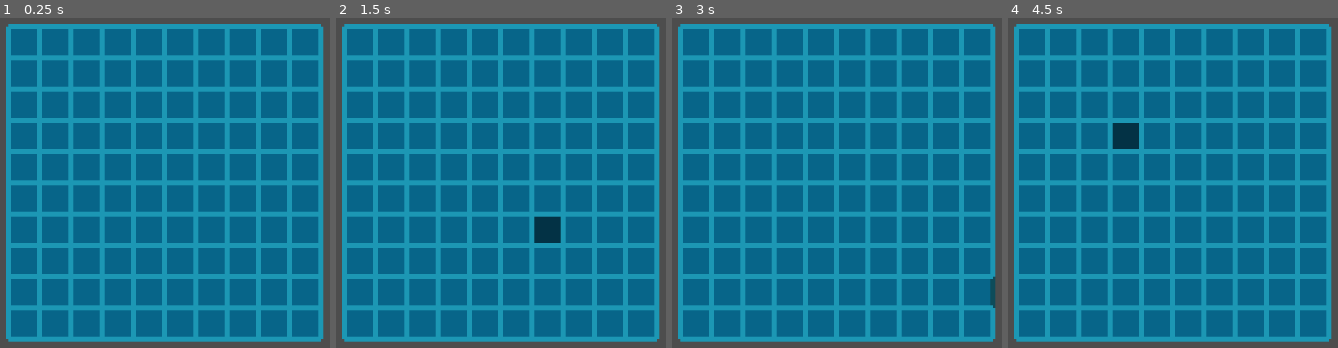
Above: before the commit, frames 1-4 (left to right).
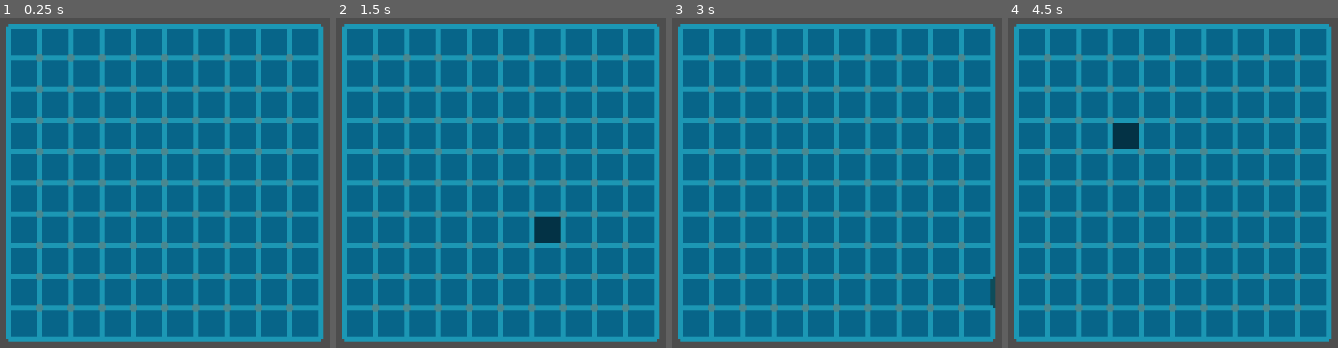
Above: after the commit, the same moments.

Repository: bjornarprytz/beneath-the-surface
Game: Godot game, scene res://main.tscn
Two runs of this game, one before a commit and one after it. Both use one fixed random seed, a clock stepped at 60 frames per second and the inputs below.
Inputs (mouse positions are in pixels of both pictures, inside the frame that each line leads up to):
- Up to frame 1 (0.25 s): no input
- Up to frame 2 (1.5 s): tap Enter at 0.5 s; move the mouse to (outside the picture) at 0.52 s; tap Space at 1.25 s; move the mouse to (534, 222) at 1.27 s
- Up to frame 3 (3 s): move the mouse to (outside the picture) at 2.02 s; tap Enter at 2.75 s; move the mouse to (992, 291) at 2.77 s
- Up to frame 4 (4.5 s): tap Space at 3.5 s; move the mouse to (outside the picture) at 3.52 s; tap Enter at 4.25 s; move the mouse to (1126, 133) at 4.27 s

The runs differ from the first frame. In frame 1, 3.7% of the frame differs, in the area x 10-89%, y 10-90%; in frame 2, 3.7%; in frame 3, 3.7%; in frame 4, 3.7%.

Commit message:
intersections

Diff:
--- a/src/autoload/create.gd
+++ b/src/autoload/create.gd
@@ -3,6 +3,7 @@
 
 @onready var tileSpawner = preload ("res://systems/map/tile.tscn")
 @onready var edgeSpawner = preload ("res://systems/map/edge.tscn")
+@onready var crossSpawner = preload ("res://systems/map/cross.tscn")
 
 func tile(coord: Vector2i, size: float) -> Tile:
 	var tileScene = tileSpawner.instantiate() as Tile
@@ -17,3 +18,10 @@
 	edgeScene.v1 = v1
 	edgeScene.v2 = v2
 	return edgeScene
+
+func cross(coord: Vector2i, tileSize: float, thickness: float) -> Cross:
+	var crossScene = crossSpawner.instantiate() as Cross
+	crossScene.tileSize = tileSize
+	crossScene.thickness = thickness
+	crossScene.coordinates = coord
+	return crossScene
--- /dev/null
+++ b/src/systems/map/cross.gd
@@ -0,0 +1,31 @@
+class_name Cross
+extends Node2D
+
+@onready var background1: ColorRect = $Background1
+@onready var background2: ColorRect = $Background2
+
+var coordinates: Vector2i
+var tileSize: float
+var thickness: float
+
+func _draw() -> void:
+	if tileSize == 0:
+		return
+
+	var intersectionSize = tileSize / 4.0
+
+	background1.size = Vector2(intersectionSize, thickness)
+	background2.size = Vector2(intersectionSize, thickness)
+	var center = background1.size / 2.0
+	background1.pivot_offset = center
+	background2.pivot_offset = center
+	background1.position = -center
+	background2.position = -center
+	background1.scale.y = thickness / tileSize
+	background2.scale.y = thickness / tileSize
+
+func _on_background_mouse_entered() -> void:
+	modulate = Color(0.5, 0.5, 0.5, 1)
+
+func _on_background_mouse_exited() -> void:
+	modulate = Color(1, 1, 1, 1)
--- /dev/null
+++ b/src/systems/map/cross.tscn
@@ -0,0 +1,28 @@
+[gd_scene load_steps=2 format=3 uid="uid://70m05x6kew21"]
+
+[ext_resource type="Script" path="res://systems/map/cross.gd" id="1_2gcqb"]
+
+[node name="Cross" type="Node2D"]
+script = ExtResource("1_2gcqb")
+
+[node name="Background1" type="ColorRect" parent="."]
+offset_left = -20.0
+offset_top = -11.0
+offset_right = 20.0
+offset_bottom = 11.0
+rotation = 1.5708
+pivot_offset = Vector2(20, 11)
+color = Color(0.282353, 0.533333, 0.568627, 1)
+
+[node name="Background2" type="ColorRect" parent="."]
+offset_left = -20.0
+offset_top = -11.0
+offset_right = 20.0
+offset_bottom = 11.0
+pivot_offset = Vector2(20, 11)
+color = Color(0.282353, 0.533333, 0.568627, 1)
+
+[connection signal="mouse_entered" from="Background1" to="." method="_on_background_mouse_entered"]
+[connection signal="mouse_exited" from="Background1" to="." method="_on_background_mouse_exited"]
+[connection signal="mouse_entered" from="Background2" to="." method="_on_background_mouse_entered"]
+[connection signal="mouse_exited" from="Background2" to="." method="_on_background_mouse_exited"]
--- a/src/systems/map/edge.gd
+++ b/src/systems/map/edge.gd
@@ -10,6 +10,9 @@
 ## Length of the edge. This should the same across the board
 var size: float
 var thickness: float
+
+var tiles : Array[Tile]
+var edges : Array[Edge]
 
 func get_neigbours() -> Array[Edge]:
 	var neigbours = []
--- a/src/systems/map/map.gd
+++ b/src/systems/map/map.gd
@@ -12,6 +12,7 @@
 var _tilesLookup: Array[Array] = []
 var _edgeColumnLookup: Array[Array] = []
 var _edgeRowLookup: Array[Array] = []
+var _intersectionLookup: Array[Array] = []
 
 func _ready():
 	_update_map()
@@ -46,4 +47,13 @@
 			edges.add_child(edge)
 		_edgeRowLookup.append(row)
 
+	# Create intersections (cross)
+	for x in range(1, data.width):
+		_intersectionLookup.append([])
+		for y in range(1, data.height):
+			var intersection = Create.cross(Vector2i(x, y), tileSize, edgeThickness)
+			intersection.position = Vector2(x * tileSize, y * tileSize)
+			edges.add_child(intersection)
+			_intersectionLookup[x - 1].append(intersection)
+
 	# Connect edges and tiles
